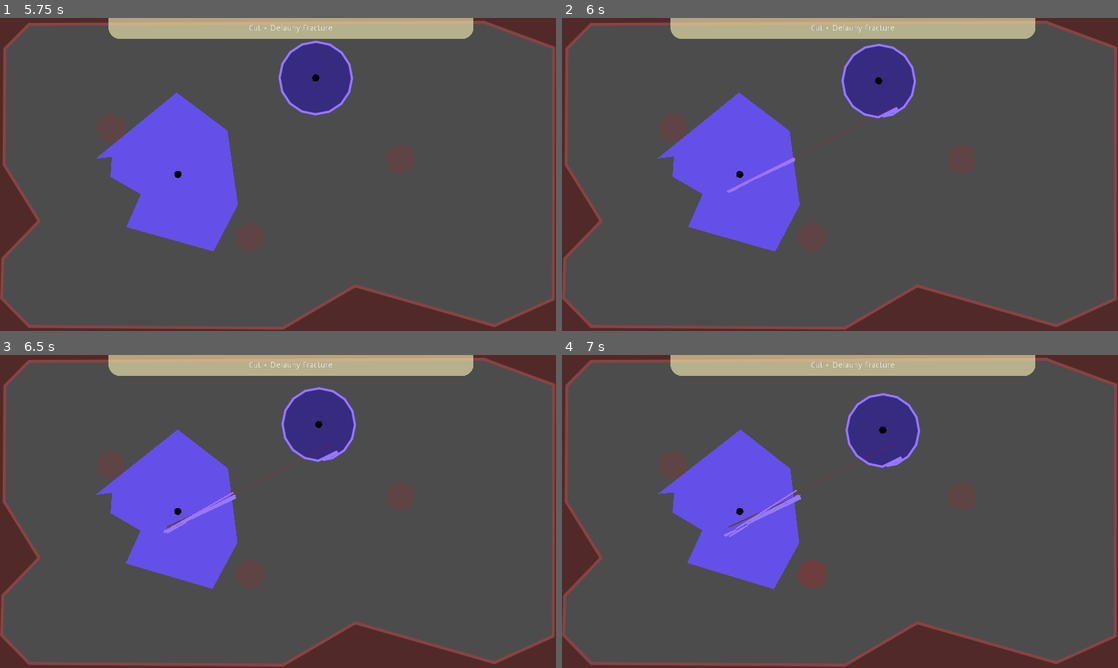
Above: before the commit, frames 1-4 (two rows, left to right).
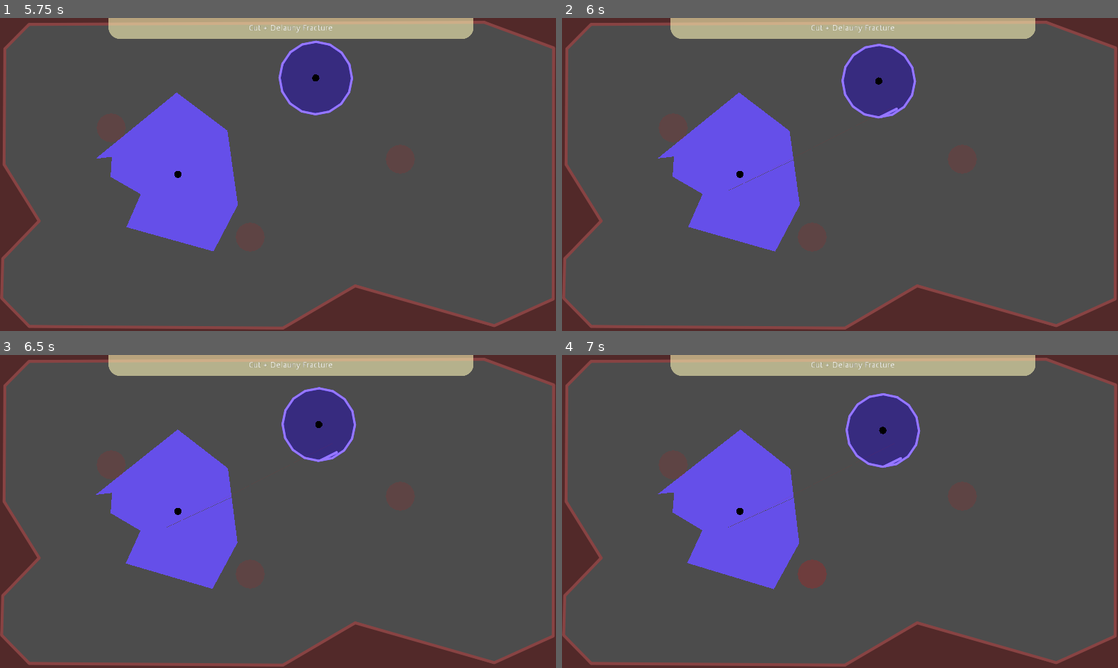
Above: after the commit, the same moments.

Repository: SoloByte/godot-polygon2d-fracture
Game: Godot game, scene res://demo/test-scenes/CutTest.tscn
Two runs of this game, one before a commit and one after it. Both use one fixed random seed, a clock stepped at 60 frames per second and the inputs below. This scene is started directly instead of the project's main scene.
Inputs (mouse positions are in pixels of both pictures, inside the frame that each line leads up to):
- Up to frame 1 (5.75 s): move the mouse to (250, 237) at 0.52 s; hold Right mouse button (cut) 0.53-1.28 s; click (250, 237) at 0.8 s; move the mouse to (444, 221) at 1.27 s; click (444, 221) at 1.35 s; tap S (fracture) at 1.55, 3.8 s; move the mouse to (111, 127) at 2.02 s; hold S (fracture) 2.03-2.78 s; right-click (111, 127) at 2.3 s; move the mouse to (305, 174) at 2.77 s; tap Q (auto) at 2.85 s; click (305, 174) at 3.05 s; move the mouse to (194, 96) at 3.52 s; hold W (change-test) 3.53-4.28 s; move the mouse to (400, 158) at 4.27 s; right-click (400, 158) at 4.35 s; move the mouse to (166, 190) at 5.02 s; press the mouse at (166, 190) at 5.03 s
- Up to frame 2 (6 s): move the mouse to (895, 105) at 5.77 s; release the mouse at (895, 105) at 5.78 s; tap S (fracture) at 5.85 s
- Up to frame 3 (6.5 s): no input
- Up to frame 4 (7 s): move the mouse to (812, 574) at 6.52 s; hold Right mouse button (cut) from 6.53 s (still down)

Frame 1 is identical in both runs. In frame 2, 0.2% of the frame differs, in the area x 29-61%, y 18-66%; in frame 3, 0.2%; in frame 4, 0.3%, in the area x 29-62%, y 22-59%.

Commit message:
cut line added. cut final parts are also fracture when small enough.

Diff:
--- a/demo/src/CutFracture.gd
+++ b/demo/src/CutFracture.gd
@@ -14,10 +14,11 @@
 onready var _rng := RandomNumberGenerator.new()
 onready var _cut_shape : PoolVector2Array = PolygonLib.createCirclePolygon(100.0, 1)
 onready var _slowmo_timer := $SlowMoTimer
+onready var _cut_line := $CutLine
+
 
 var _cur_fracture_color : Color = fracture_body_color
 var _cut_line_start := Vector2.ZERO
-
 
 
 
@@ -31,12 +32,18 @@
 	_cur_fracture_color = color
 	_source_polygon_parent.modulate = _cur_fracture_color
 
+	_cut_line.clear_points()
+	_cut_line.visible = false
+
 
 
 func _process(delta: float) -> void:
 	for source in _source_polygon_parent.get_children():
 		if source is Polygon2D:
 			source.global_rotation += deg2rad(10) * delta
+
+	if _cut_line.visible:
+		_cut_line.set_point_position(1, _cut_line.to_local(get_global_mouse_position()))
 
 
 
@@ -78,14 +85,21 @@
 func _input(event: InputEvent) -> void:
 	if event.is_action_pressed("cut_line"):
 		_cut_line_start = get_global_mouse_position()
+		var points : PoolVector2Array = [_cut_line_start, _cut_line_start]
+		_cut_line.visible = true
+		_cut_line.points = points
+
 
 	if event.is_action_released("cut_line"):
 		var cut_line_end : Vector2 = get_global_mouse_position()
 		var vec : Vector2 = cut_line_end - _cut_line_start
 		var dis : float = vec.length()
 		var dir = vec.normalized()
-		var cut_shape = PolygonLib.createBeamPolygon(dir, dis, 10.0, 10.0, Vector2.ZERO)
+		var cut_shape = PolygonLib.createBeamPolygon(dir, dis, 2.0, 2.0, Vector2.ZERO)
 		cut(_cut_line_start, cut_shape)
+
+		_cut_line.clear_points()
+		_cut_line.visible = false
 
 
 
@@ -136,7 +150,7 @@
 		if cut_info.intersected and cut_info.intersected.size() > 0:
 			for shape in cut_info.intersected:
 				var area : float = PolygonLib.getPolygonArea(shape)
-				if area < 2000:
+				if area < 3000:
 					continue
 
 
@@ -148,7 +162,10 @@
 		if cut_info.final and cut_info.final.size() > 0:
 			for shape in cut_info.final:
 				var shape_area : float = PolygonLib.getPolygonArea(shape)
-				if shape_area < 2000:
+				if shape_area < 5000:
+					var fracture_info : Array = polyFracture.fractureDelaunay(shape, source_pos, 0.0, 3, 250)
+					for fracture_shard in fracture_info:
+						spawnFractureBody(fracture_shard)
 					continue
 
 				#variant 1 for polygons that should stay centered (rigidbodies for instance)
--- a/demo/test-scenes/CutTest.tscn
+++ b/demo/test-scenes/CutTest.tscn
@@ -57,6 +57,12 @@
 [node name="SlowMoTimer" type="Timer" parent="Fracture"]
 one_shot = true
 
+[node name="CutLine" type="Line2D" parent="Fracture"]
+default_color = Color( 2, 0.57, 0.57, 1 )
+joint_mode = 2
+begin_cap_mode = 2
+end_cap_mode = 2
+
 [node name="Camera2D" parent="." instance=ExtResource( 4 )]
 
 [node name="CanvasLayer" type="CanvasLayer" parent="."]
